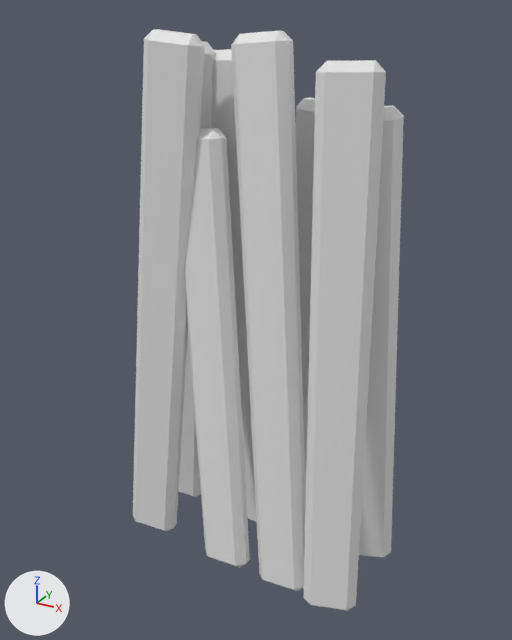
A saved change to the FBX model unity/Assets/Exploration/StyleShop/Models/v3_fabric_bolts.fbx.
Both versions are drawn from a 50 mm lens placed at (0.744, -1.377, 1.413), pointed at (-0.016, 0.004, 0.723). Every picture has the same lights, and +X, +Y and +Z are marked at lower left. The older version comes first. Where no turn or scale is listed for an object, it has been applied to the vertices.

The scene before the commit, as lines of its bpy script (objects in view):
```python
me_v3_fabric_bolts_001 = bpy.data.meshes.new('v3_fabric_bolts.001')
me_v3_fabric_bolts_001.from_pydata(...)  # 192 vertices, 208 faces; spans x -0.385..0.336, y -0.148..0.154, z 0.038..1.374
# faces by material slot: [26, 26, 26, 26, 26, 26, 26, 26]
me_v3_fabric_bolts_001.materials.append(mat_sqa_clothnavy)  # white #e7e7e7
me_v3_fabric_bolts_001.materials.append(mat_sqa_clothcream)  # white #e7e7e7
me_v3_fabric_bolts_001.materials.append(mat_sqa_clothbrick)  # white #e7e7e7
me_v3_fabric_bolts_001.materials.append(mat_sqa_clothsage)  # white #e7e7e7
me_v3_fabric_bolts_001.materials.append(mat_sqa_clothmustard)  # white #e7e7e7
me_v3_fabric_bolts_001.materials.append(mat_sqa_clothslate)  # white #e7e7e7
me_v3_fabric_bolts_001.materials.append(mat_sqa_clothrose)  # white #e7e7e7
me_v3_fabric_bolts_001.materials.append(mat_sqa_clotholive)  # white #e7e7e7
ob_v3_fabric_bolts = bpy.data.objects.new('v3_fabric_bolts', me_v3_fabric_bolts_001)
ob_v3_fabric_bolts.location = (0.0, 0.0, 0.0)
```
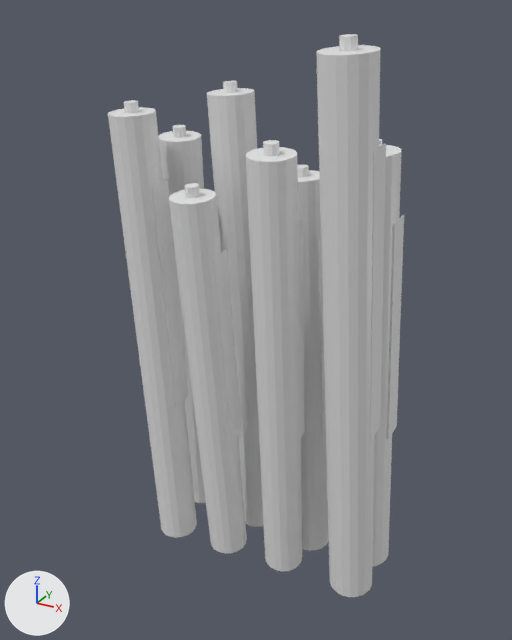
Patch to the scene script:
```diff
--- a/unity/Assets/Exploration/StyleShop/Models/v3_fabric_bolts.fbx.py
+++ b/unity/Assets/Exploration/StyleShop/Models/v3_fabric_bolts.fbx.py
@@ mat_sqa_woodpale @@
+mat_sqa_woodpale = principled_material('SQA_WoodPale')
+mat_sqa_woodpale.base_color = (0.8, 0.8, 0.8)  # white #e7e7e7
+mat_sqa_woodpale.roughness = 0.4
@@ me_v3_fabric_bolts_001 @@
 # used by ob_v3_fabric_bolts; location = (0.0, 0.0, 0.0)
-me_v3_fabric_bolts_001.from_pydata(...)  # 192 vertices, 208 faces; spans x -0.385..0.336, y -0.148..0.154, z 0.038..1.374
+me_v3_fabric_bolts_001.from_pydata(...)  # 512 vertices, 304 faces; spans x -0.32..0.327, y -0.197..0.177, z 0.037..1.372
+# me_v3_fabric_bolts_001 part 1: the loose piece of 24 vertices spanning x -0.372..-0.11, y -0.111..-0.024, z 0.039..1.373 is rebuilt with 36 vertices and now spans x -0.308..-0.196, y -0.167..0.014, z 0.038..1.212
+# me_v3_fabric_bolts_001 part 2: the loose piece of 24 vertices spanning x -0.385..-0.139, y -0.006..0.134, z 0.039..1.353 is rebuilt with 36 vertices and now spans x -0.32..-0.186, y -0.02..0.176, z 0.038..1.143
+# me_v3_fabric_bolts_001 part 3: the loose piece of 24 vertices spanning x 0.153..0.321, y -0.148..-0.009, z 0.04..1.325 is rebuilt with 36 vertices and now spans x 0.193..0.327, y -0.197..0.052, z 0.038..1.353
+# me_v3_fabric_bolts_001 part 4: the loose piece of 24 vertices spanning x 0.174..0.336, y -0.027..0.154, z 0.039..1.237 is rebuilt with 36 vertices and now spans x 0.187..0.327, y -0.014..0.177, z 0.037..1.149
+# me_v3_fabric_bolts_001 part 5: the loose piece of 24 vertices spanning x -0.051..0.187, y -0.131..0.006, z 0.039..1.374 is rebuilt with 36 vertices and now spans x 0.028..0.142, y -0.18..0.04, z 0.038..1.157
+# me_v3_fabric_bolts_001 part 6: the loose piece of 24 vertices spanning x -0.025..0.178, y 0.023..0.138, z 0.038..1.237 is rebuilt with 36 vertices and now spans x 0.027..0.161, y -0.011..0.149, z 0.038..1.079
+# me_v3_fabric_bolts_001 part 7: the loose piece of 24 vertices spanning x -0.209..0.016, y -0.128..0.006, z 0.039..1.173 is rebuilt with 36 vertices and now spans x -0.149..-0.037, y -0.178..0.026, z 0.037..1.051
+# me_v3_fabric_bolts_001 part 8: the loose piece of 24 vertices spanning x -0.196..0.009, y 0.028..0.127, z 0.038..1.332 is rebuilt with 36 vertices and now spans x -0.149..-0.015, y -0.018..0.166, z 0.038..1.248
+# me_v3_fabric_bolts_001 part 9: 224 vertices added at x -0.272..0.318, y -0.159..0.132, z 0.411..1.372
 me_v3_fabric_bolts_001.materials.append(mat_sqa_clothnavy)
@@ me_v3_fabric_bolts_001 @@
 me_v3_fabric_bolts_001.materials.append(mat_sqa_clotholive)
+me_v3_fabric_bolts_001.materials.append(mat_sqa_woodpale)  # white #e7e7e7
```

Where the change shows, as pixel boxes [x1, y1, x2, y2] in the pictures (512 x 640 px):
'v3_fabric_bolts', reshaped (9% wider): before [133, 29, 404, 611]; after [108, 34, 404, 597]
part 1 of me_v3_fabric_bolts_001, rebuilt (23% wider, 14% shorter): before [133, 29, 205, 531]; after [108, 107, 197, 538]
part 2 of me_v3_fabric_bolts_001, rebuilt: before [179, 41, 216, 497]; after [158, 131, 206, 503]
part 3 of me_v3_fabric_bolts_001, rebuilt (21% narrower): before [303, 60, 386, 611]; after [316, 45, 381, 597]
part 4 of me_v3_fabric_bolts_001, rebuilt: before [359, 106, 404, 557]; after [372, 145, 402, 566]
part 5 of me_v3_fabric_bolts_001, rebuilt (24% narrower, 24% shorter): before [231, 30, 306, 591]; after [245, 147, 302, 571]
part 6 of me_v3_fabric_bolts_001, rebuilt: before [295, 97, 315, 494]; after [298, 170, 329, 551]
part 7 of me_v3_fabric_bolts_001, rebuilt: before [185, 128, 250, 568]; after [169, 188, 247, 554]
part 8 of me_v3_fabric_bolts_001, rebuilt: before [211, 49, 257, 522]; after [207, 88, 263, 527]
part 9 of me_v3_fabric_bolts_001, added: after [124, 34, 404, 442]
